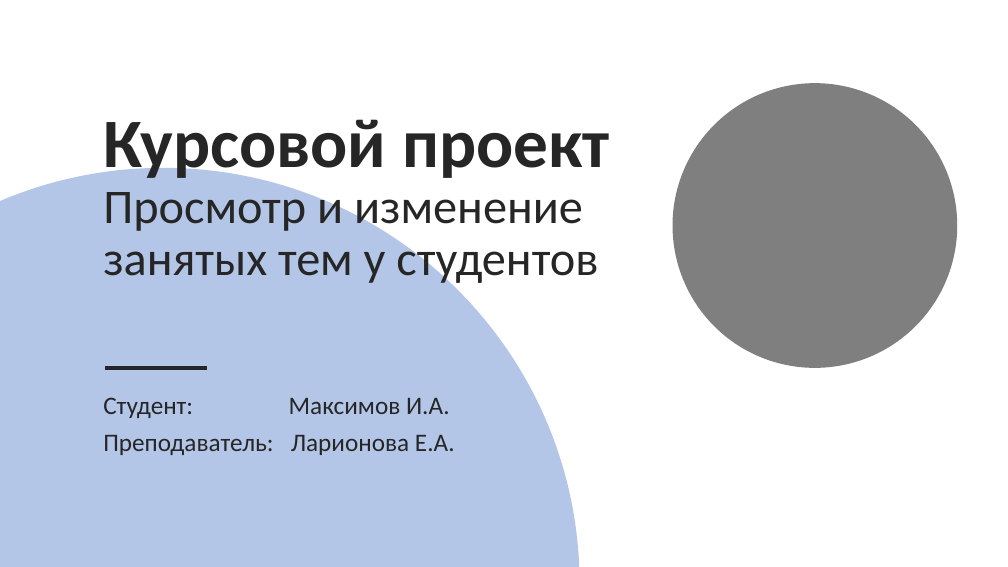
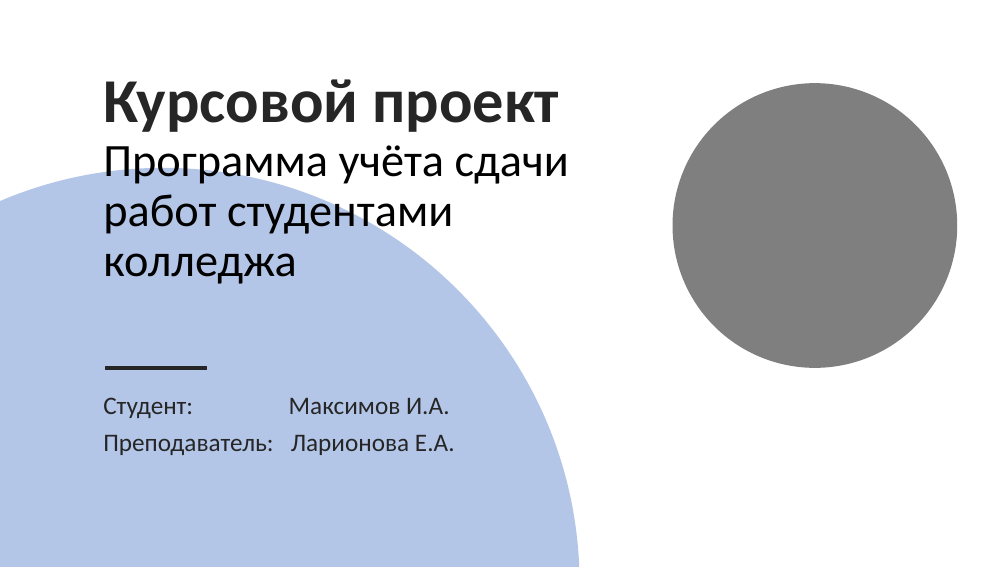
Before and after one commit to Makasinov/Course-project, a slide deck: slide 1 of Курсовой проект презентация.pptx. Drawn at 1008x567 pixels with LibreOffice and Linux fonts; fonts in the diff are those of the drawing. Boxes give left, top, right and bottom in pixels: in the first picture for what was removed or moved away, otherwise in the second. Text is boxed around its words. In the diff, an @@ line names an element or a change of style, - is before the commit and + after.

```diff
--- a/Курсовой проект презентация.pptx
+++ b/Курсовой проект презентация.pptx
@@ title at <box>103,79,569,284</box>: text changed; size 46 to 44.1 pt; text colour #262626 to #000000 @@
-Курсовой проект
-Просмотр и изменение занятых тем у студентов
+Курсовой проект
+Программа учёта сдачи работ студентами колледжа
```
Also in this commit, not shown: 20 other files.
